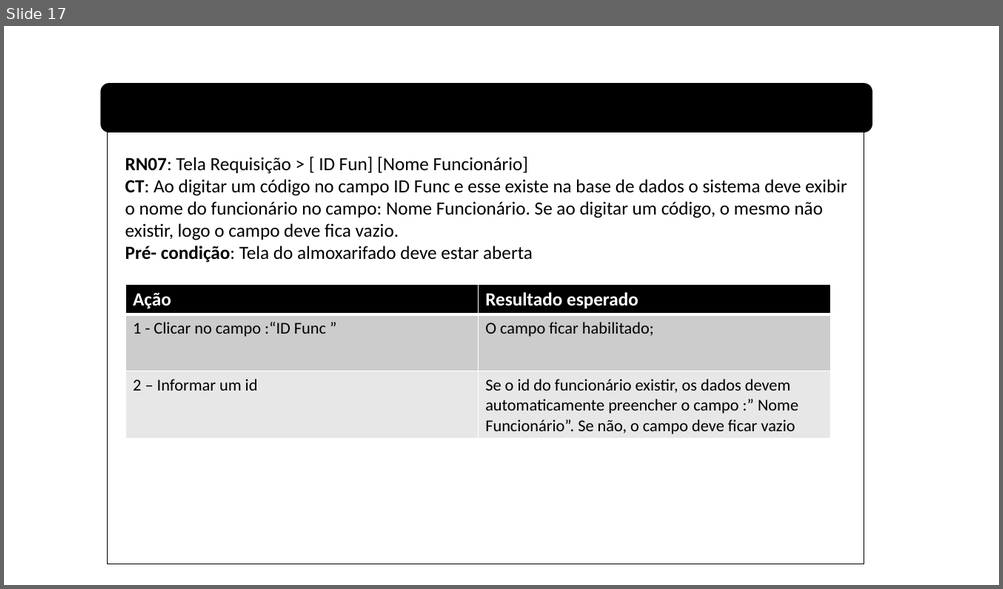
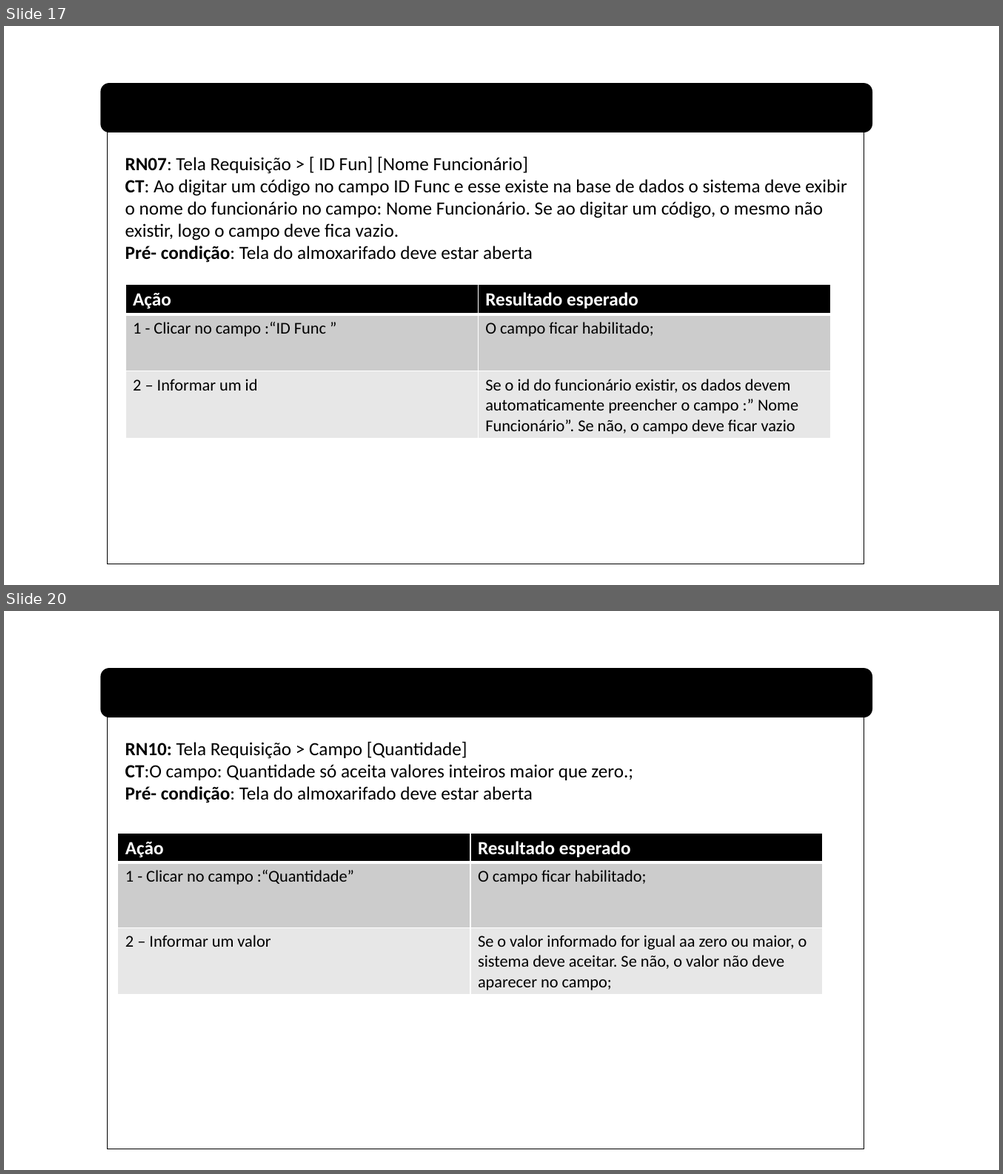
Before and after one commit to viniciuss1812/Almoxarifado, a slide deck: RegrasNegocio/RN_Requisitos.pptx. Shown one above the other, each under a label of ours: slide 17 before the commit, slides 17 and 20 after it; the slides between them are not shown. The pictures are 1003x589 and 1003x1174 pixels, drawn with LibreOffice and Linux fonts; fonts in the diff are those of the drawing. Boxes give left, top, right and bottom in pixels: in the first picture for what was removed or moved away, otherwise in the second. Text is boxed around its words. In the diff, an @@ line names an element or a change of style, - is before the commit and + after.

```diff
--- a/RegrasNegocio/RN_Requisitos.pptx
+++ b/RegrasNegocio/RN_Requisitos.pptx
@@ slide 20 added at bbox=[4, 611, 999, 1170], background #FFFFFF @@
@@ rounded rectangle added at bbox=[101, 669, 872, 717], fill #000000, outline #000000 1 pt @@
@@ rectangle added at bbox=[108, 717, 865, 1150], outline #000000 1 pt @@
@@ text added at bbox=[125, 741, 633, 803], 18 pt, text #000000 @@
+RN10: Tela Requisição > Campo [Quantidade]
+CT:O campo: Quantidade só aceita valores inteiros maior que zero.;
+Pré- condição: Tela do almoxarifado deve estar aberta
@@ table added at bbox=[118, 833, 822, 995], 3 rows, 2 columns @@
+Ação | Resultado esperado
+1 - Clicar no campo :“Quantidade” | O campo ficar habilitado;
+2 – Informar um valor | Se o valor informado for igual aa zero ou maior, o sistema deve aceitar. Se não, o valor não deve aparecer no campo;
```
Also in this commit, not shown: 6 slides changed, 3 other slides added, 23 other files.
